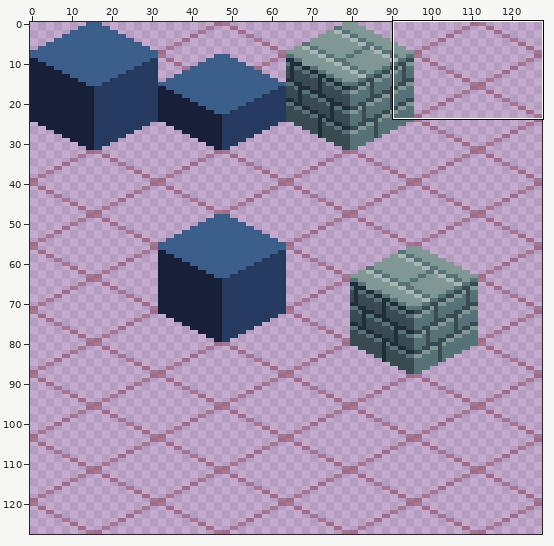
One commit to this sprite sheet: assets/tileset.png. Above: a wide view before the commit, with the close-up outlined.
Close-up. Before the edit:
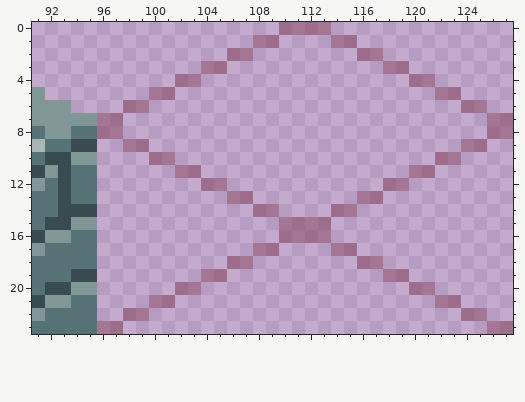
The file is 128x128 pixels. Shown: x 91..127, y 0..23.
Once edited:
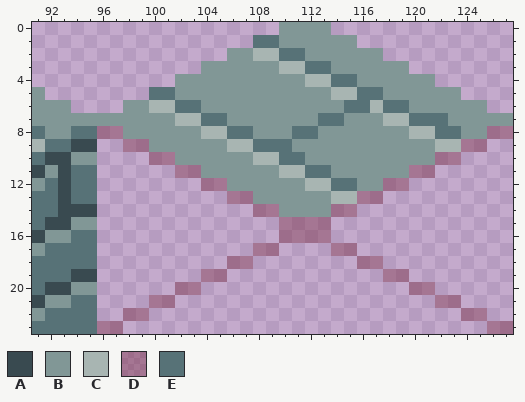
Palette (. is transparent): A #394a50  B #819796  C #a8b5b2  D #75243863  E #577277
Author's note on the commit: Temp fix for iso map
Change:
{"y":0,"x":110,"old":"DDDD","new":"BBBB"}
{"y":1,"x":108,"old":"DD....DD","new":"EEBBBBBB"}
{"y":2,"x":106,"old":"DD........DD","new":"BBCCEEBBBBBB"}
{"y":3,"x":104,"old":"DD............DD","new":"BBBBBBCCEEBBBBBB"}
{"y":4,"x":102,"old":"DD................DD","new":"BBBBBBBBBBCCEEBBBBBB"}
{"y":5,"x":100,"old":"DD....................DD","new":"EEBBBBBBBBBBBBCCEEBBBBBB"}
{"y":6,"x":98,"old":"DD........................DD","new":"BBCCEEBBBBBBBBBBBEECEEBBBBBB"}
{"y":7,"x":96,"old":"DD............................DD","new":"BBBBBBCCEEBBBBBBBEEBBBCCEEEBBBBB"}
{"y":8,"x":98,"old":"............................","new":"BBBBBBCCEEBBBEEBBBBBBBCCEEBB"}
{"y":9,"x":100,"old":"........................","new":"BBBBBBCCEEEBBBBBBBBBBBCC"}
{"y":10,"x":102,"old":"....................","new":"BBBBBBCCEEBBBBBBBBBB"}
{"y":11,"x":104,"old":"................","new":"BBBBBBCCEEBBBBBB"}
{"y":12,"x":106,"old":"............","new":"BBBBBBCCEEBB"}
{"y":13,"x":108,"old":"........","new":"BBBBBBCC"}
{"y":14,"x":110,"old":"....","new":"BBBB"}
{"label":"changed","picture_box":[97,22,513,217]}
